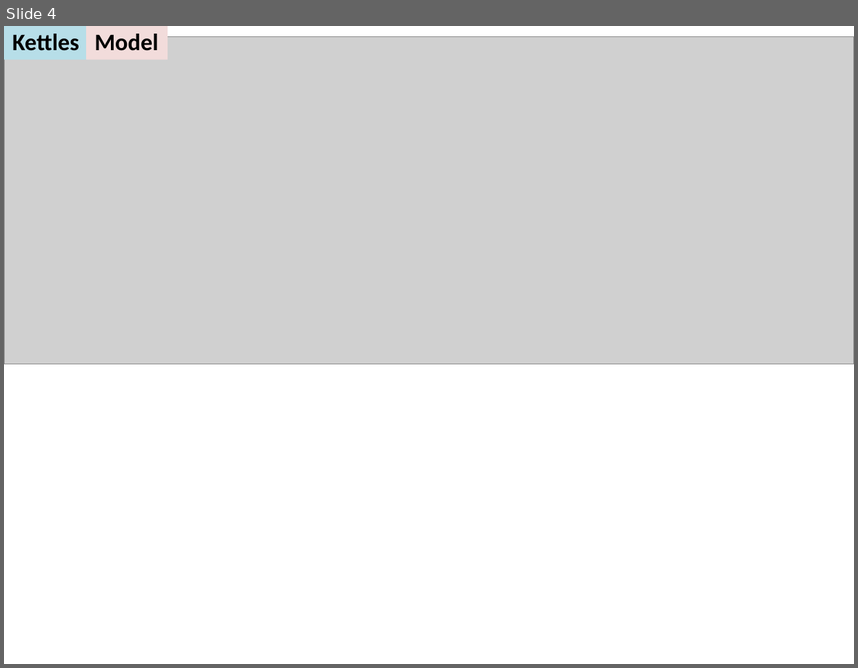
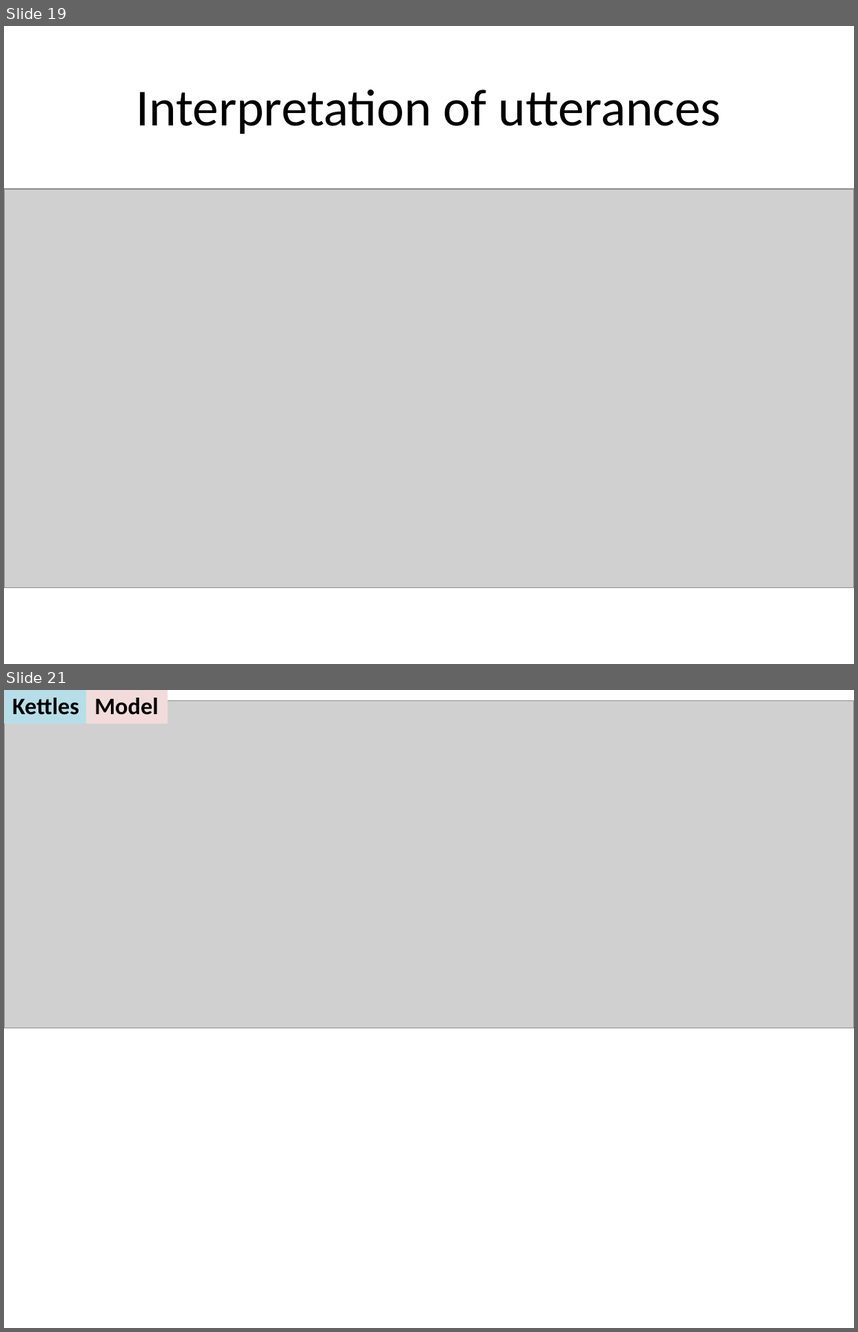
Before and after one commit to jeaneis/hyperbole, a slide deck: talks/cocolab_meeting_05212013/cocolab_meeting_05212013.pptx. Shown one above the other, each under a label of ours: slide 4 before the commit, slides 19 and 21 after it; the slides between them are not shown. The pictures are 858x668 and 858x1332 pixels, drawn with LibreOffice and Linux fonts; fonts in the diff are those of the drawing; grey boxes stand for pictures. Boxes give left, top, right and bottom in pixels: in the first picture for what was removed or moved away, otherwise in the second. Text is boxed around its words. In the diff, an @@ line names an element or a change of style, - is before the commit and + after.

```diff
--- a/talks/cocolab_meeting_05212013/cocolab_meeting_05212013.pptx
+++ b/talks/cocolab_meeting_05212013/cocolab_meeting_05212013.pptx
@@ slide 19 added at [4,26,854,664], background #FFFFFF @@
@@ title added at [136,89,722,134], 44 pt, text #000000 @@
+Interpretation of utterances
@@ picture added at [4,190,854,588] @@
@@ what was slide 4 is now slide 21 @@
```
Also in this commit, not shown: 4 slides changed, 26 other slides added, 21 other files.
